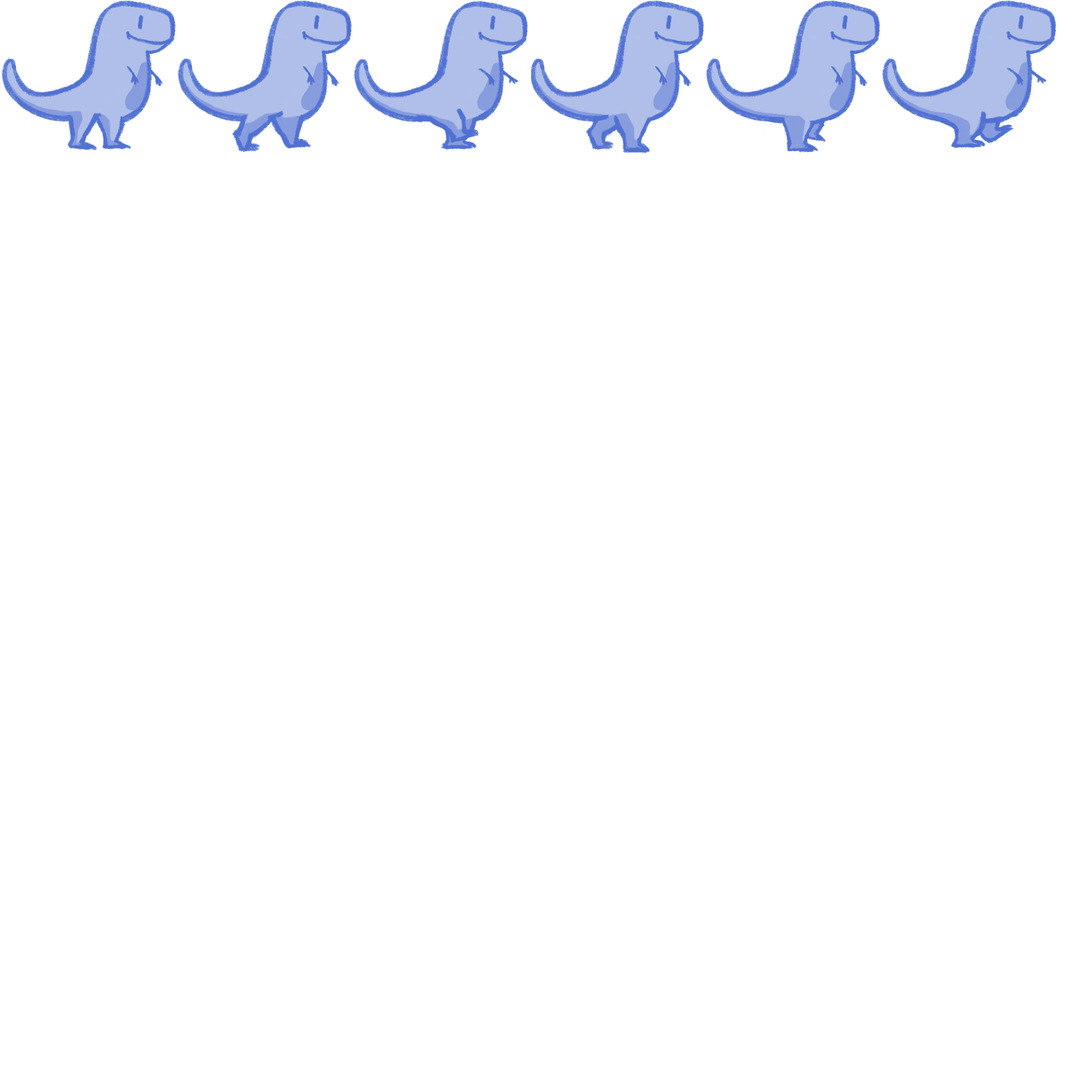
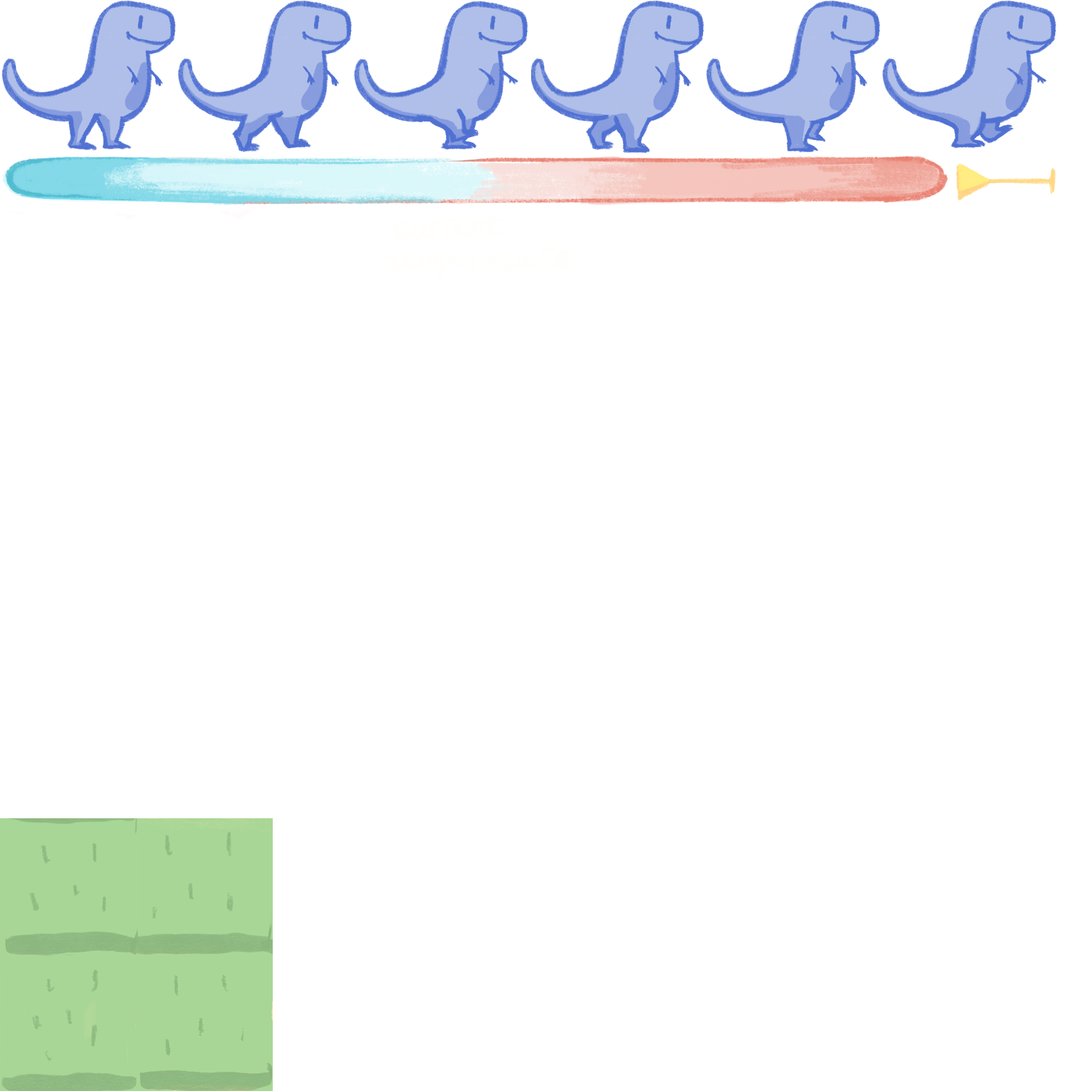
Layer changes from the first (1091, 1091) image to the second:
added layer "图层 5" above "图层 4" over [956, 163, 1057, 201]
added layer "图层 4" above "图层 2" over [1, 155, 949, 279]
added layer "图层 2" above "图层 1" over [0, 818, 273, 1091]
